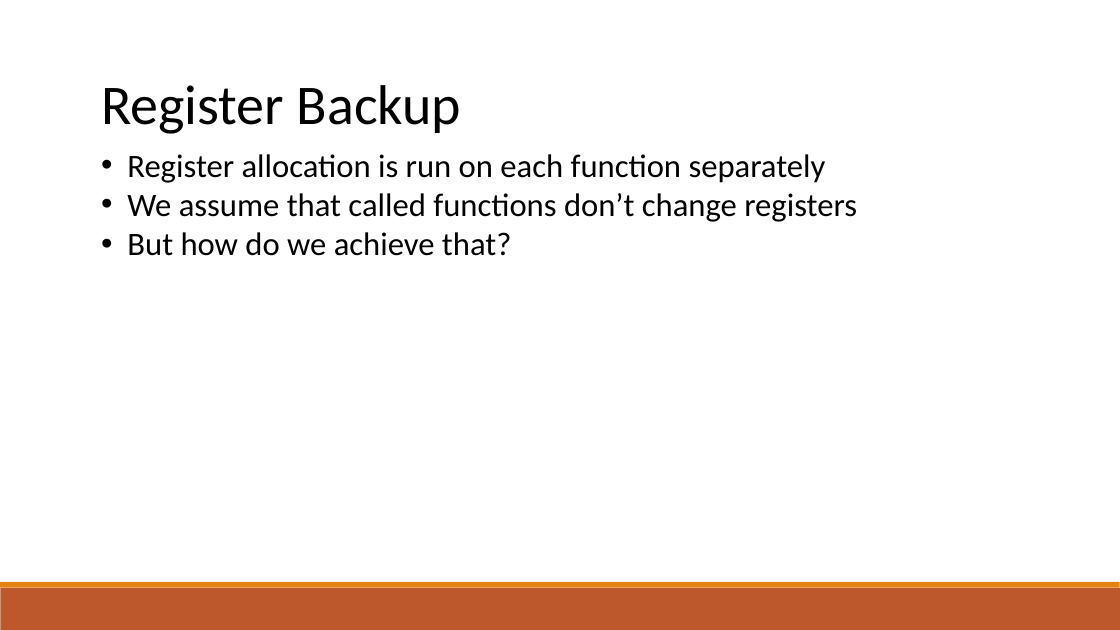
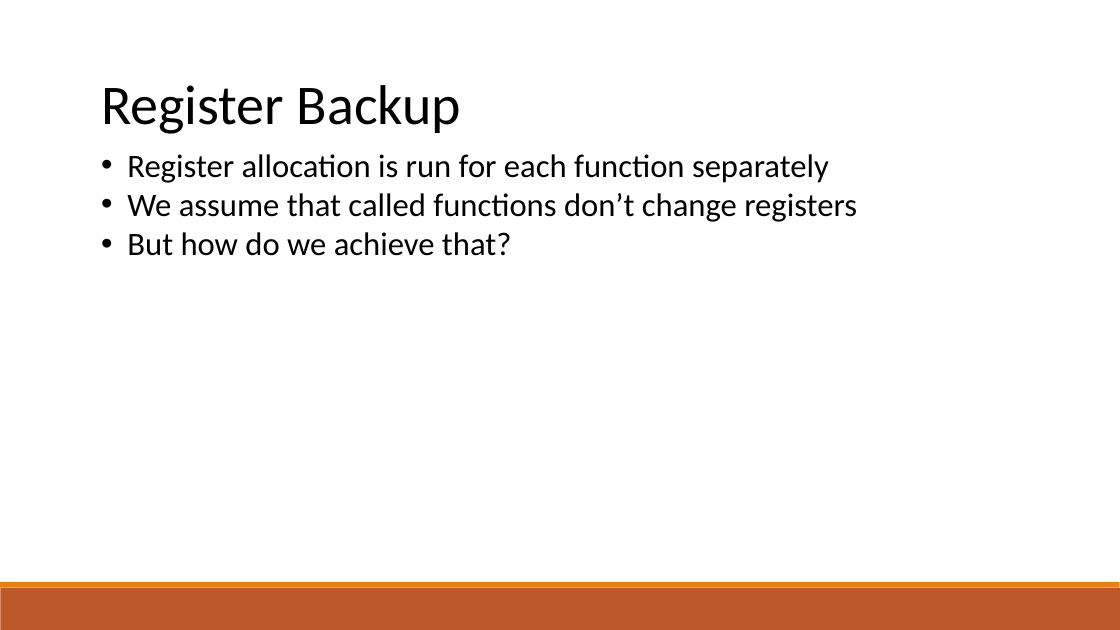
Before and after one commit to raghadzeidan/COMPILATION_TAU_FOR_STUDENTS, a slide deck: slide 94 of new_slides/register_allocation.pptx (slide 93 before the commit). Drawn at 1120x630 pixels with LibreOffice and Linux fonts; fonts in the diff are those of the drawing. Boxes give left, top, right and bottom in pixels: in the first picture for what was removed or moved away, otherwise in the second. Text is boxed around its words. In the diff, an @@ line names an element or a change of style, - is before the commit and + after.

```diff
--- a/new_slides/register_allocation.pptx
+++ b/new_slides/register_allocation.pptx
@@ text at (x1=127, y1=154, x2=829, y2=183): text changed @@
-• Register allocation is run on each function separately
+• Register allocation is run for each function separately
```
Also in this commit, not shown: 1 other slide changed, 2 slides added, 1 other file.
